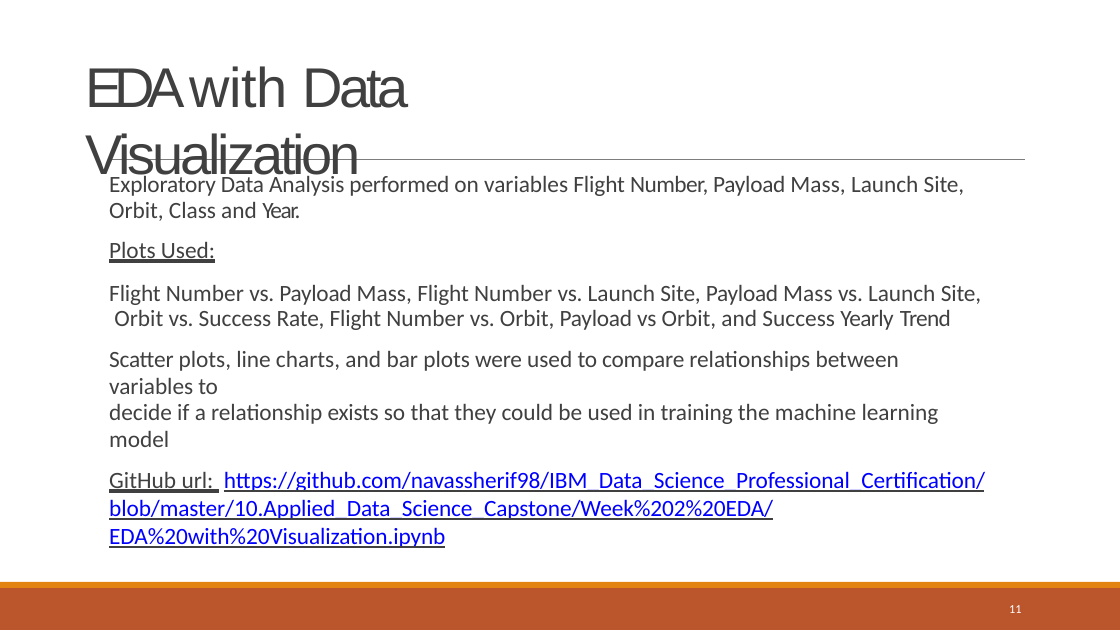
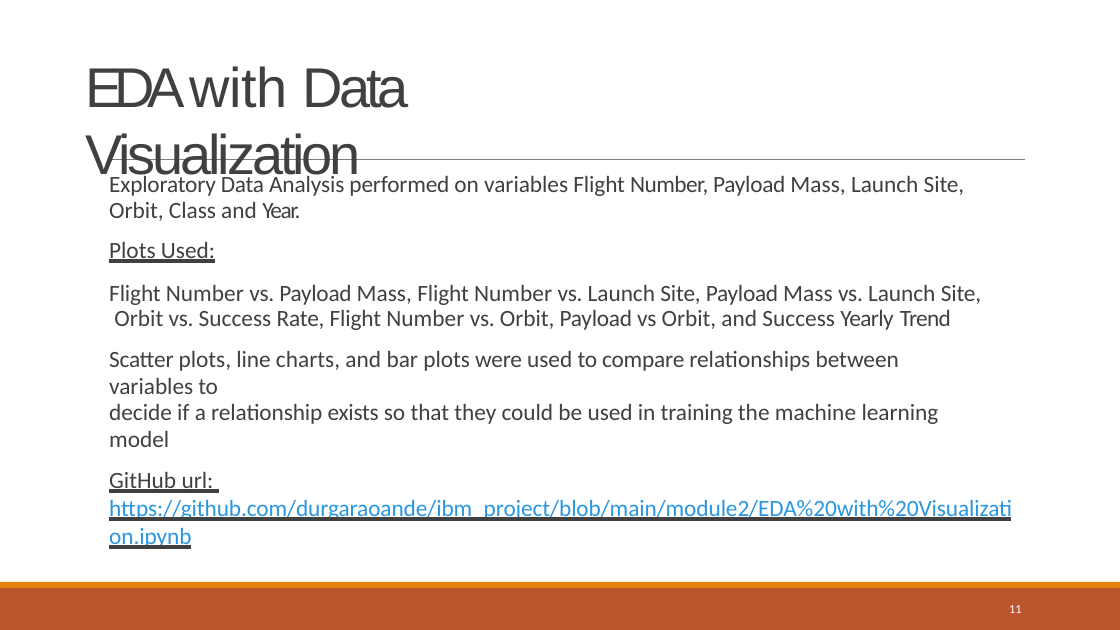
Before and after one commit to durgaraoande/ibm_project, a slide deck: slide 11 of module5/Data Science Journey.pptx. Drawn at 1120x630 pixels with LibreOffice and Linux fonts; fonts in the diff are those of the drawing. Boxes give left, top, right and bottom in pixels: in the first picture for what was removed or moved away, otherwise in the second. Text is boxed around its words. In the diff, an @@ line names an element or a change of style, - is before the commit and + after.

```diff
--- a/module5/Data Science Journey.pptx
+++ b/module5/Data Science Journey.pptx
@@ text at bbox=[109, 472, 1012, 549]: text changed; text colour #0000FF to #2996E1 @@
-GitHub url: https://github.com/navassherif98/IBM_Data_Science_Professional_Certification/blob/master/10.Applied_Data_Science_Capstone/Week%202%20EDA/EDA%20with%20Visualization.ipynb
+GitHub url: https://github.com/durgaraoande/ibm_project/blob/main/module2/EDA%20with%20Visualization.ipynb
```
Also in this commit, not shown: 9 other slides changed.
